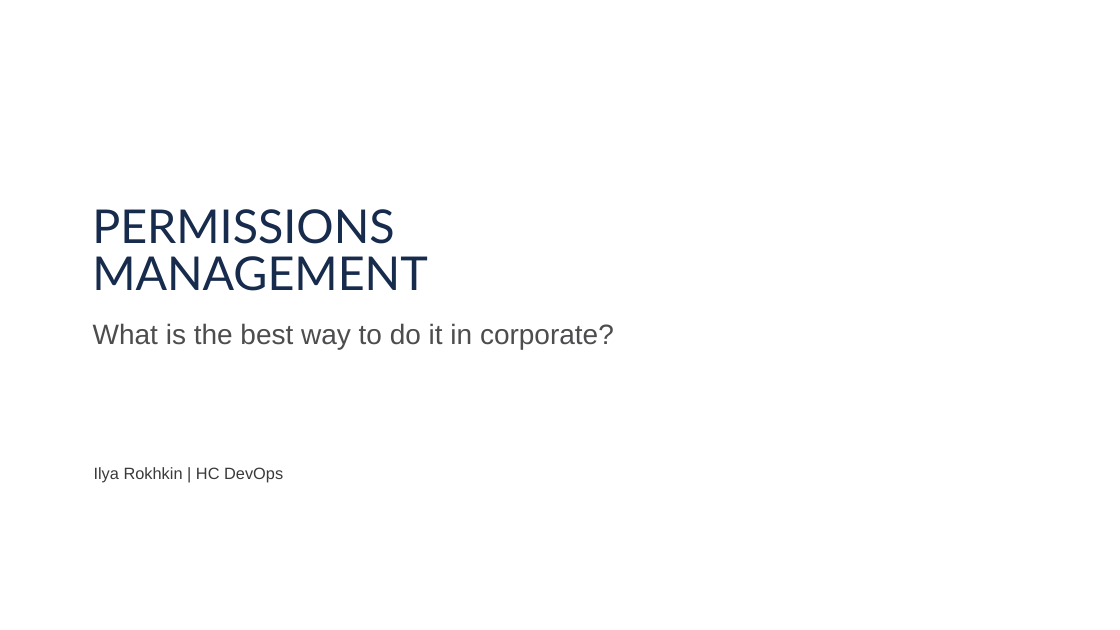
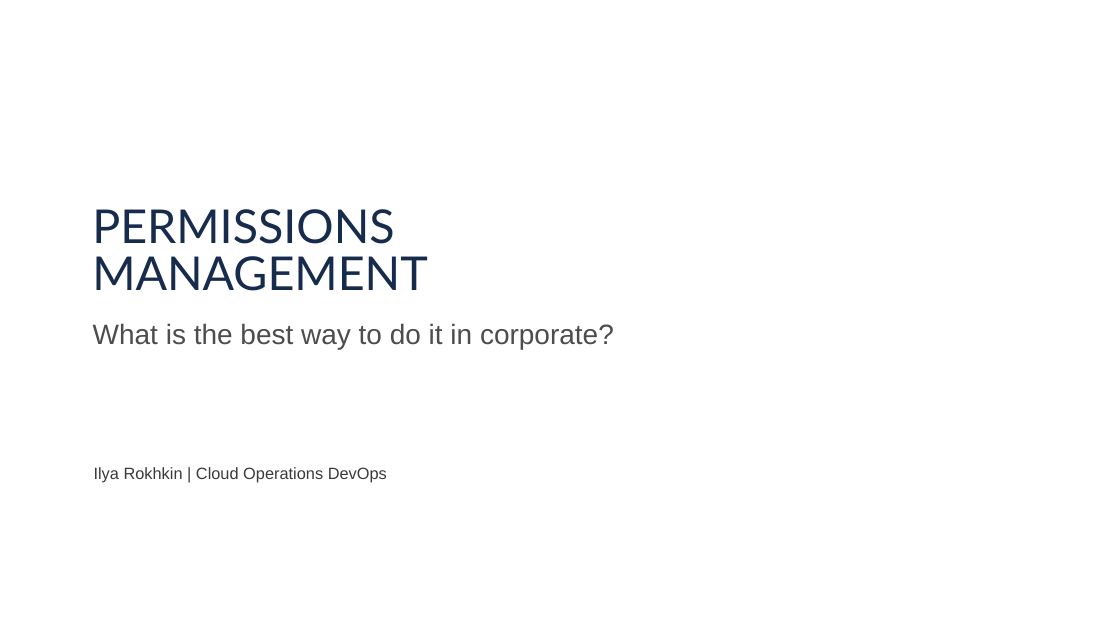
Before and after one commit to ilyaro/StablePermissions_Managdment_System, a slide deck: slide 1 of Presentations/Permissions_Management_System_Presentation.pptx. Drawn at 1120x630 pixels with LibreOffice and Linux fonts; fonts in the diff are those of the drawing. Boxes give left, top, right and bottom in pixels: in the first picture for what was removed or moved away, otherwise in the second. Text is boxed around its words. In the diff, an @@ line names an element or a change of style, - is before the commit and + after.

```diff
--- a/Presentations/Permissions_Management_System_Presentation.pptx
+++ b/Presentations/Permissions_Management_System_Presentation.pptx
@@ subtitle at (94, 467, 387, 483): text changed @@
-Ilya Rokhkin | HC DevOps
+Ilya Rokhkin | Cloud Operations DevOps
```
Also in this commit, not shown: 1 other slide changed.
